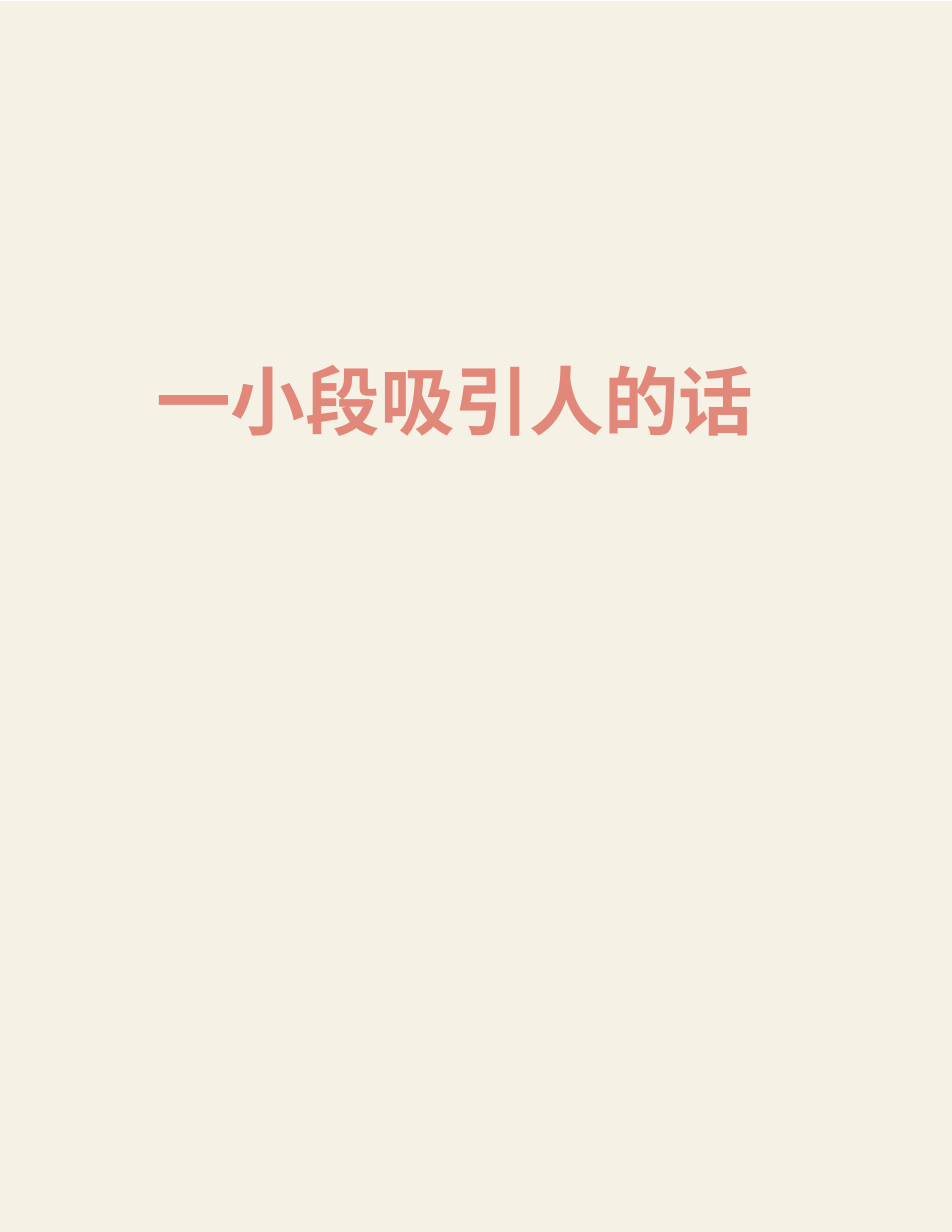
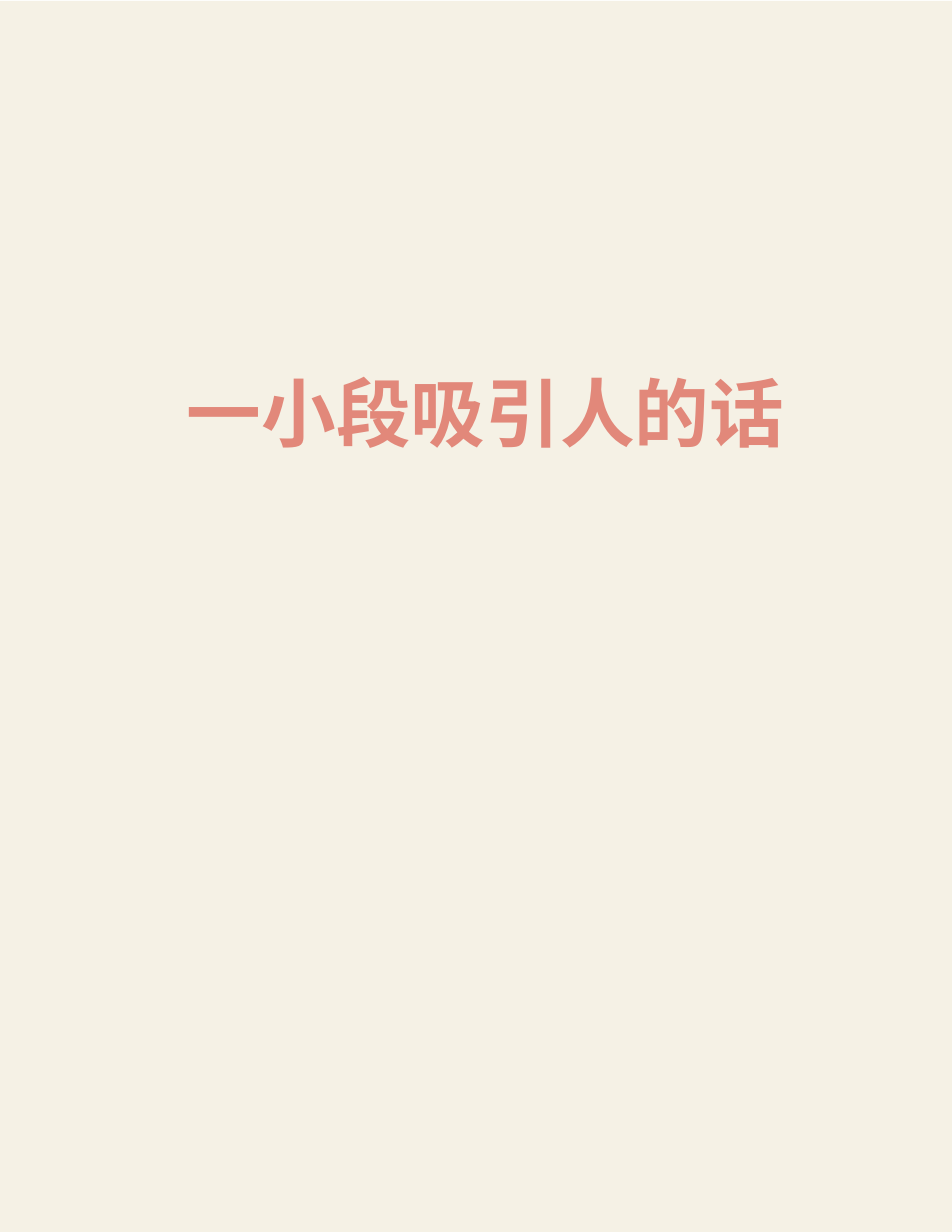
Before and after one commit to XLP-Based-Courses/-, a slide deck: slide 3 of 学习报告文本/学习报告模板.pptx. Drawn at 952x1232 pixels with LibreOffice and Linux fonts; fonts in the diff are those of the drawing. Boxes give left, top, right and bottom in pixels: in the first picture for what was removed or moved away, otherwise in the second. Text is boxed around its words. In the diff, an @@ line names an element or a change of style, - is before the commit and + after.

```diff
--- a/学习报告文本/学习报告模板.pptx
+++ b/学习报告文本/学习报告模板.pptx
@@ text "一小段吸引人的话": place and size @@
-text "一小段吸引人的话" at [156,365,753,436]
+text "一小段吸引人的话" at [187,377,784,448]
```
Also in this commit, not shown: 3 other slides changed, 1 slide added, 1 slide removed, 2 other files.
